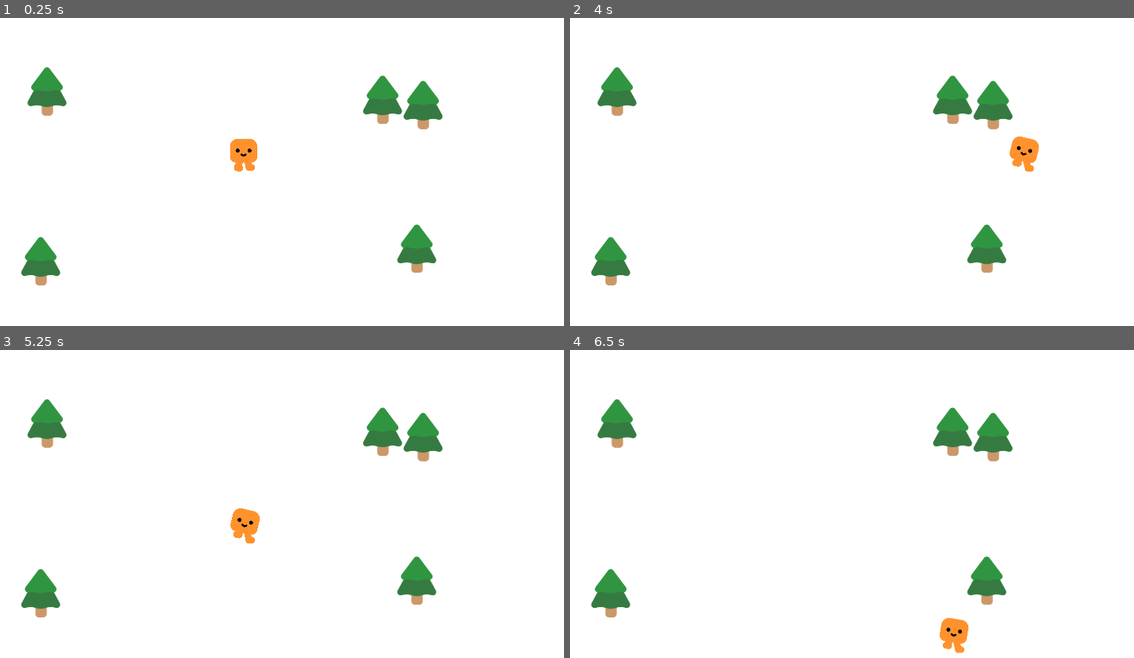
Above: before the commit, frames 1-4 (two rows, left to right).
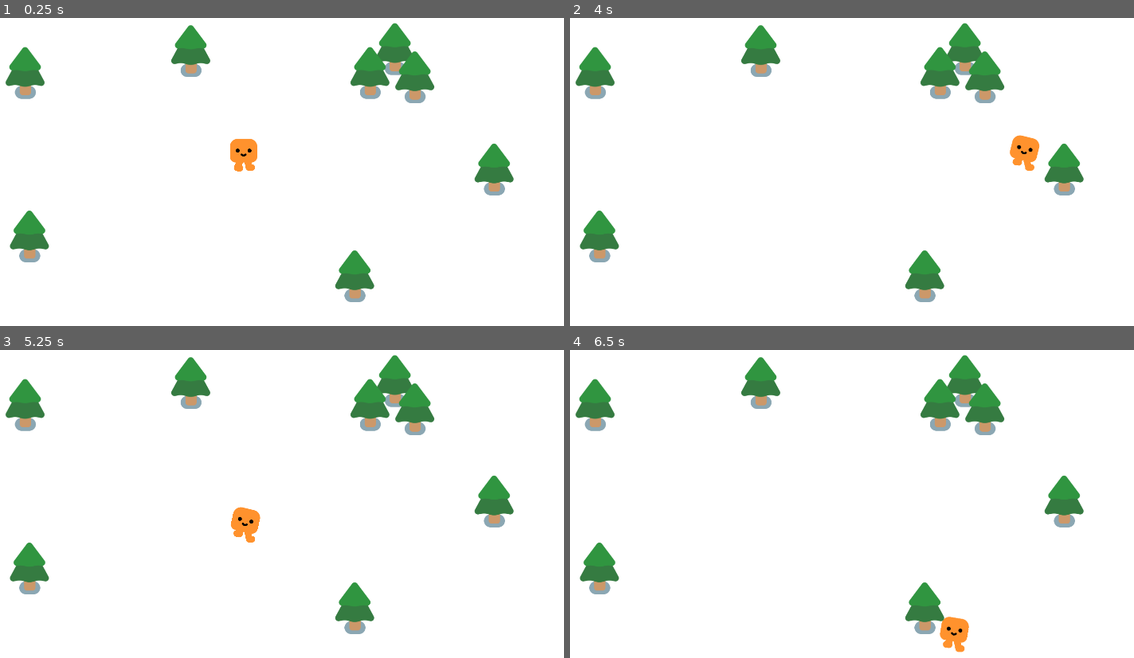
Above: after the commit, the same moments.

Repository: Elstone76/Vampire-survivor-2d
Game: Godot game, scene res://survivors_game.tscn
The game is run twice, just before and just after one commit, with the same random seed, the same clock (stepped at 60 frames per second) and the same inputs. Before the commit the project has no main scene; this scene is started directly in both runs.
Inputs:
- Up to frame 1 (0.25 s): no input
- Up to frame 2 (4 s): tap Enter at 0.5 s; hold D (move_right) 0.53-1.28 s; hold S (move_down) 1.28-2.03 s; hold D (move_right) 2.03-2.78 s; hold W (move_up) 2.78-3.53 s; hold A (move_left) from 3.53 s (still down)
- Up to frame 3 (5.25 s): release A (move_left) at 5.03 s; hold S (move_down) from 5.03 s (still down)
- Up to frame 4 (6.5 s): release S (move_down) at 5.78 s; hold D (move_right) from 5.78 s (still down)

The runs differ from the first frame. In frame 1, 8.4% of the frame differs, in the area x 0-92%, y 1-93%; in frame 2, 8.5%; in frame 3, 8.5%; in frame 4, 8.5%, in the area x 0-92%, y 1-99%.

Commit message:
trying to fix character animation bug

Diff:
--- a/2d-project-assets 2/pine_tree.tscn
+++ b/2d-project-assets 2/pine_tree.tscn
@@ -1,22 +1,23 @@
-[gd_scene format=3 uid="uid://dq3r015sr1uql"]
+[gd_scene load_steps=4 format=3 uid="uid://dq3r015sr1uql"]
 
 [ext_resource type="Texture2D" uid="uid://dk5b8a84a6n2h" path="res://characters/ground_shadow.png" id="1_usc5w"]
 [ext_resource type="Texture2D" uid="uid://bql1cc345qv7d" path="res://trees/pine_tree.png" id="2_ff3rl"]
 
 [sub_resource type="CircleShape2D" id="CircleShape2D_dr65f"]
-radius = 20.0
+radius = 24.0
 
-[node name="PineTree" type="StaticBody2D" unique_id=1961850331]
+[node name="PineTree" type="StaticBody2D"]
 
-[node name="GroundShadow" type="Sprite2D" parent="." unique_id=1051590741]
+[node name="GroundShadow" type="Sprite2D" parent="."]
 modulate = Color(0.54415804, 0.65479195, 0.7023089, 1)
 position = Vector2(1, 6)
 scale = Vector2(0.74999994, 0.75)
 texture = ExtResource("1_usc5w")
 
-[node name="PineTree" type="Sprite2D" parent="." unique_id=410833998]
+[node name="PineTree" type="Sprite2D" parent="."]
 position = Vector2(0, -61)
 texture = ExtResource("2_ff3rl")
 
-[node name="CollisionShape2D" type="CollisionShape2D" parent="." unique_id=2064189261]
+[node name="CollisionShape2D" type="CollisionShape2D" parent="."]
+position = Vector2(1, 3)
 shape = SubResource("CircleShape2D_dr65f")
--- a/2d-project-assets 2/player.gd
+++ b/2d-project-assets 2/player.gd
@@ -1,8 +1,8 @@
 extends CharacterBody2D
 
 
-func _physics_process(delta):
-	var direction = Input.get_vector("move_left", "move_right", "move_up", "move_down")
+func _physics_process (delta):
+	var direction = Input.get_vector ("move_left", "move_right", "move_up" , "move_down")
 	velocity = direction * 600
 	move_and_slide()
 
--- a/2d-project-assets 2/player.tscn
+++ b/2d-project-assets 2/player.tscn
@@ -6,11 +6,11 @@
 [sub_resource type="CircleShape2D" id="CircleShape2D_dr65f"]
 radius = 36.23534
 
-[node name="Player" type="CharacterBody2D" unique_id=400407835]
+[node name="Player" type="CharacterBody2D"]
 script = ExtResource("1_onrkg")
 
-[node name="HappyBoo" parent="." unique_id=1091727253 instance=ExtResource("1_4flbx")]
+[node name="HappyBoo" parent="." instance=ExtResource("1_4flbx")]
 unique_name_in_owner = true
 
-[node name="CollisionShape2D" type="CollisionShape2D" parent="." unique_id=646411396]
+[node name="CollisionShape2D" type="CollisionShape2D" parent="."]
 shape = SubResource("CircleShape2D_dr65f")
--- a/2d-project-assets 2/project.godot
+++ b/2d-project-assets 2/project.godot
@@ -75,7 +75,8 @@
 [application]
 
 config/name="Your First 2D Game With Godot 4: START (GDQuest)"
-config/features=PackedStringArray("4.7", "Forward Plus")
+run/main_scene="uid://swcb8q32cvqi"
+config/features=PackedStringArray("4.5", "Forward Plus")
 config/icon="res://icon.png"
 
 [display]
--- a/2d-project-assets 2/survivors_game.tscn
+++ b/2d-project-assets 2/survivors_game.tscn
@@ -1,33 +1,38 @@
-[gd_scene format=3 uid="uid://swcb8q32cvqi"]
+[gd_scene load_steps=3 format=3 uid="uid://swcb8q32cvqi"]
 
 [ext_resource type="PackedScene" uid="uid://c1sx7bic4uhdj" path="res://player.tscn" id="1_3cish"]
-[ext_resource type="Texture2D" uid="uid://bql1cc345qv7d" path="res://trees/pine_tree.png" id="2_y3pti"]
+[ext_resource type="PackedScene" uid="uid://dq3r015sr1uql" path="res://pine_tree.tscn" id="2_y3pti"]
 
-[node name="Game" type="Node2D" unique_id=1354650036]
+[node name="Game" type="Node2D"]
+y_sort_enabled = true
 
-[node name="ColorRect" type="ColorRect" parent="." unique_id=1920713247]
+[node name="ColorRect" type="ColorRect" parent="."]
 offset_right = 1939.0
 offset_bottom = 1084.0
 
-[node name="Player" parent="ColorRect" unique_id=400407835 instance=ExtResource("1_3cish")]
+[node name="Player" parent="ColorRect" instance=ExtResource("1_3cish")]
 position = Vector2(954, 508)
 
-[node name="PineTree" type="Sprite2D" parent="." unique_id=1566179852]
-position = Vector2(360, 271)
-texture = ExtResource("2_y3pti")
+[node name="PineTree" parent="." instance=ExtResource("2_y3pti")]
+position = Vector2(307, 764)
 
-[node name="PineTree2" type="Sprite2D" parent="." unique_id=1540341350]
-position = Vector2(341, 783)
-texture = ExtResource("2_y3pti")
+[node name="PineTree2" parent="." instance=ExtResource("2_y3pti")]
+position = Vector2(294, 271)
 
-[node name="PineTree3" type="Sprite2D" parent="." unique_id=1452730155]
-position = Vector2(1371, 296)
-texture = ExtResource("2_y3pti")
+[node name="PineTree3" parent="." instance=ExtResource("2_y3pti")]
+position = Vector2(1333, 271)
 
-[node name="PineTree4" type="Sprite2D" parent="." unique_id=707182016]
-position = Vector2(1493, 312)
-texture = ExtResource("2_y3pti")
+[node name="PineTree4" parent="." instance=ExtResource("2_y3pti")]
+position = Vector2(1468, 284)
 
-[node name="PineTree5" type="Sprite2D" parent="." unique_id=137535935]
-position = Vector2(1474, 745)
-texture = ExtResource("2_y3pti")
+[node name="PineTree5" parent="." instance=ExtResource("2_y3pti")]
+position = Vector2(1287, 884)
+
+[node name="PineTree6" parent="." instance=ExtResource("2_y3pti")]
+position = Vector2(793, 205)
+
+[node name="PineTree7" parent="." instance=ExtResource("2_y3pti")]
+position = Vector2(1408, 199)
+
+[node name="PineTree8" parent="." instance=ExtResource("2_y3pti")]
+position = Vector2(1707, 562)
Not shown: 1 places in 2d-project-assets 2/player.tscn that only renumber resources
